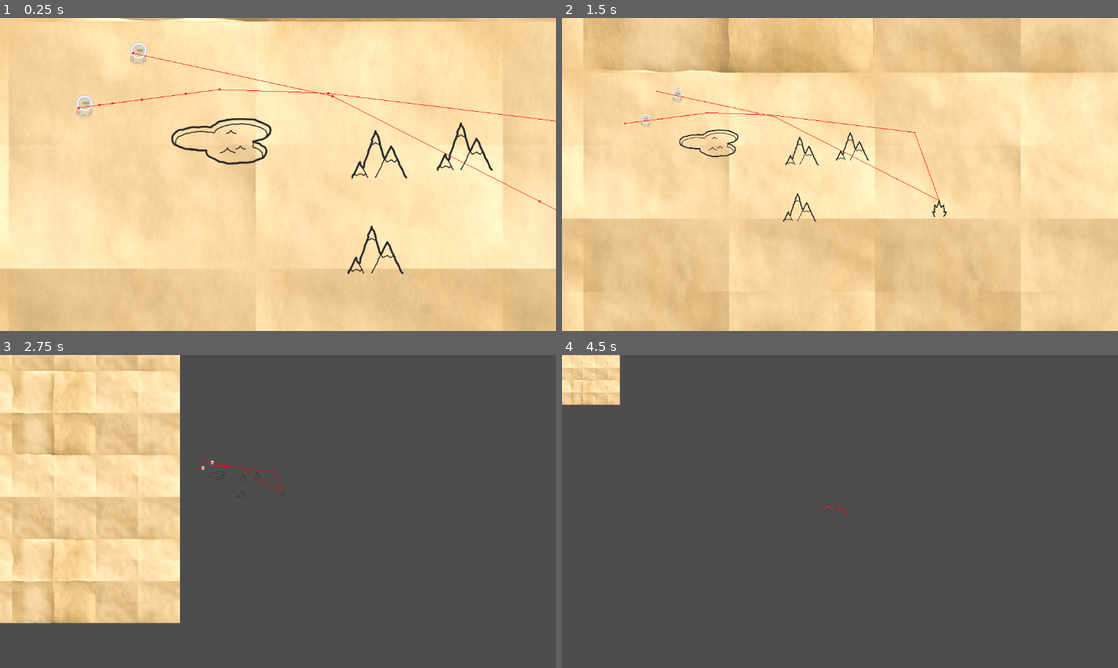
Above: before the commit, frames 1-4 (two rows, left to right).
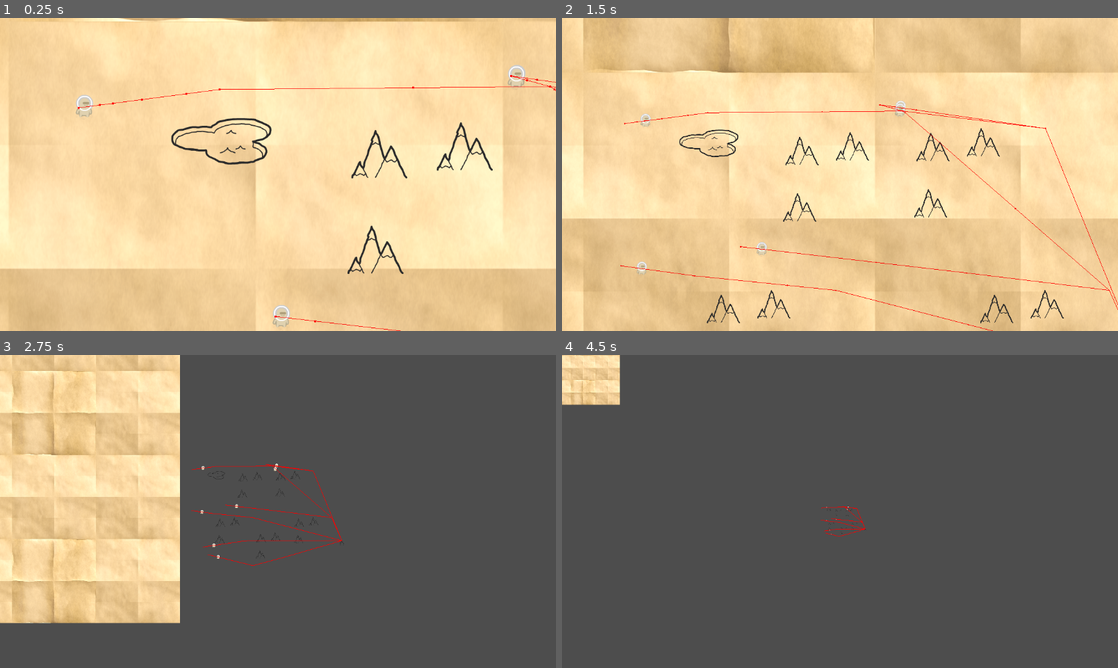
Above: after the commit, the same moments.

Repository: VAIVS/SD.Godot.ChartKrieg
Game: Godot game, scene res://Scenes/timo/timo_test.tscn
Two runs of this game, one before a commit and one after it. Both use one fixed random seed, a clock stepped at 60 frames per second and the inputs below.
Inputs (mouse positions are in pixels of both pictures, inside the frame that each line leads up to):
- Up to frame 1 (0.25 s): no input
- Up to frame 2 (1.5 s): move the mouse to (962, 158) at 0.52 s; hold Right (ui_right) 0.53-1.28 s; hold Mouse wheel up (zoom_in) 0.53-1.28 s; move the mouse to (728, 190) at 1.27 s; hold Down (ui_down) from 1.28 s (still down); tap Mouse wheel down (zoom_out) at 1.35 s
- Up to frame 3 (2.75 s): move the mouse to (333, 442) at 2.02 s; release Down (ui_down) at 2.03 s; hold Right (ui_right) from 2.03 s (still down); hold Mouse wheel up (zoom_in) from 2.03 s (still down)
- Up to frame 4 (4.5 s): move the mouse to (812, 574) at 2.77 s; release Right (ui_right) at 2.78 s; release Mouse wheel up (zoom_in) at 2.78 s; hold Up (ui_up) 2.78-3.53 s; tap Mouse wheel down (zoom_out) at 2.85, 4.35 s; move the mouse to (1006, 558) at 3.52 s; hold Mouse wheel up (zoom_in) 3.53-4.28 s; hold Left (ui_left) from 3.53 s (still down); move the mouse to (673, 464) at 4.27 s

The runs differ from the first frame. In frame 1, 1.1% of the frame differs, in the area x 17-100%, y 7-100%; in frame 2, 2.1%, in the area x 10-100%, y 22-100%; in frame 3, 0.6%; in frame 4, 0.1%.

Commit message:
Extend Terrain Test

Diff:
--- /dev/null
+++ b/Components/Test/test_terrain.tscn
@@ -0,0 +1,54 @@
+[gd_scene load_steps=4 format=3 uid="uid://3u28tc4hr8dp"]
+
+[ext_resource type="Texture2D" uid="uid://dp6i0c428y5xi" path="res://Assets/Map/elements/rocksMountain.png" id="1_dkiyi"]
+
+[sub_resource type="NavigationPolygon" id="NavigationPolygon_p6wkm"]
+vertices = PackedVector2Array(1086, 249, 986, 528, 610, 636, 604, 194)
+polygons = Array[PackedInt32Array]([PackedInt32Array(0, 1, 2, 3)])
+outlines = Array[PackedVector2Array]([PackedVector2Array(594, 183, 601, 650, 993, 537, 1100, 241)])
+parsed_collision_mask = 4294967040
+source_geometry_group_name = &"navigation_polygon_source_group"
+
+[sub_resource type="CircleShape2D" id="CircleShape2D_yya0p"]
+radius = 68.0
+
+[node name="MontainLayer" type="NavigationRegion2D"]
+position = Vector2(-2, -75)
+navigation_polygon = SubResource("NavigationPolygon_p6wkm")
+navigation_layers = 2
+
+[node name="Lake" type="Sprite2D" parent="."]
+position = Vector2(702, 302)
+texture = ExtResource("1_dkiyi")
+
+[node name="Area2D" type="StaticBody2D" parent="Lake"]
+position = Vector2(-702, -302)
+
+[node name="CollisionPolygon2D" type="CollisionPolygon2D" parent="Lake/Area2D"]
+polygon = PackedVector2Array(606, 195, 614, 631, 984, 531, 1083, 253)
+
+[node name="StaticBody2D" type="StaticBody2D" parent="Lake"]
+
+[node name="CollisionShape2D" type="CollisionShape2D" parent="Lake/StaticBody2D"]
+position = Vector2(-5, 14)
+shape = SubResource("CircleShape2D_yya0p")
+
+[node name="Lake2" type="Sprite2D" parent="."]
+position = Vector2(879, 286)
+texture = ExtResource("1_dkiyi")
+
+[node name="StaticBody2D" type="StaticBody2D" parent="Lake2"]
+
+[node name="CollisionShape2D" type="CollisionShape2D" parent="Lake2/StaticBody2D"]
+position = Vector2(-5, 14)
+shape = SubResource("CircleShape2D_yya0p")
+
+[node name="Lake3" type="Sprite2D" parent="."]
+position = Vector2(694, 500)
+texture = ExtResource("1_dkiyi")
+
+[node name="StaticBody2D" type="StaticBody2D" parent="Lake3"]
+
+[node name="CollisionShape2D" type="CollisionShape2D" parent="Lake3/StaticBody2D"]
+position = Vector2(-5, 14)
+shape = SubResource("CircleShape2D_yya0p")
--- a/Scenes/timo/timo_test.tscn
+++ b/Scenes/timo/timo_test.tscn
@@ -1,30 +1,20 @@
-[gd_scene load_steps=11 format=3 uid="uid://bdekbqak5lt8x"]
+[gd_scene load_steps=9 format=3 uid="uid://bdekbqak5lt8x"]
 
 [ext_resource type="Script" path="res://Scenes/timo/timo_test.gd" id="1_hakuu"]
 [ext_resource type="PackedScene" uid="uid://djj3ckj7tvqrd" path="res://Components/Map/BackgroundParallax/world_background_parallax.tscn" id="2_qt3gr"]
 [ext_resource type="PackedScene" uid="uid://gjipc6fyqt0p" path="res://Components/Test/test_player.tscn" id="3_tu4wp"]
+[ext_resource type="PackedScene" uid="uid://3u28tc4hr8dp" path="res://Components/Test/test_terrain.tscn" id="4_hl13g"]
 [ext_resource type="Texture2D" uid="uid://ogn1yefc6m6e" path="res://Assets/Map/elements/lake.png" id="4_rpq6d"]
-[ext_resource type="Texture2D" uid="uid://dp6i0c428y5xi" path="res://Assets/Map/elements/rocksMountain.png" id="5_767eb"]
 [ext_resource type="Texture2D" uid="uid://bkr0564cyi8n8" path="res://Assets/Map/elements/bush.png" id="6_kmupe"]
 
 [sub_resource type="NavigationPolygon" id="NavigationPolygon_jmpfn"]
-vertices = PackedVector2Array(-30, 12, 1353, 17, 1095, 170, 594, 109, 602, 569, 475, 207, 461, 154, 461, 260, 1395, 688, 990, 464, 422, 299, 369, 313, -13, 689, 422, 115, 316, 299, 277, 260, 263, 207, 277, 154, 316, 115, 369, 101)
-polygons = Array[PackedInt32Array]([PackedInt32Array(0, 1, 2, 3), PackedInt32Array(3, 4, 5, 6), PackedInt32Array(7, 5, 4), PackedInt32Array(2, 1, 8, 9), PackedInt32Array(10, 7, 4), PackedInt32Array(11, 10, 4, 12), PackedInt32Array(3, 6, 13), PackedInt32Array(4, 9, 8), PackedInt32Array(4, 8, 12), PackedInt32Array(14, 11, 12), PackedInt32Array(14, 12, 0, 15), PackedInt32Array(16, 15, 0), PackedInt32Array(17, 16, 0), PackedInt32Array(18, 17, 0), PackedInt32Array(19, 18, 0), PackedInt32Array(19, 0, 3), PackedInt32Array(19, 3, 13)])
-outlines = Array[PackedVector2Array]([PackedVector2Array(-41, 2, -23, 700, 1406, 698, 1363, 8)])
+vertices = PackedVector2Array(990, 464, 1056, 273, 1062, 555, 1210, 1204, 1283, 994, 1286, 1123, 1779, 724, 2217, 3, 1995, 1289, 1674, 1018, 1555, 156, 1450, 450, 1278, 663, 814, 849, 819, 724, 1281, 904, 594, 109, 602, 569, 475, 207, 461, 154, 461, 260, 422, 299, 318, 663, 714, 1018, 822, 1309, 1054, 95, 1054, 164, 369, 313, 326, 1123, -12, 1368, 316, 299, 422, 115, 277, 260, -30, 11, 263, 207, 277, 154, 316, 115, 369, 101)
+polygons = Array[PackedInt32Array]([PackedInt32Array(0, 1, 2), PackedInt32Array(3, 4, 5), PackedInt32Array(6, 7, 8, 9), PackedInt32Array(10, 7, 6, 11), PackedInt32Array(11, 6, 12, 2), PackedInt32Array(13, 14, 2, 12, 15), PackedInt32Array(16, 17, 18, 19), PackedInt32Array(20, 18, 17), PackedInt32Array(21, 20, 17, 22), PackedInt32Array(23, 14, 13), PackedInt32Array(23, 13, 24), PackedInt32Array(25, 26, 16), PackedInt32Array(17, 0, 2, 14, 22), PackedInt32Array(27, 21, 22), PackedInt32Array(28, 23, 24, 29), PackedInt32Array(30, 27, 22), PackedInt32Array(16, 19, 31), PackedInt32Array(5, 9, 8, 3), PackedInt32Array(32, 30, 22, 33), PackedInt32Array(24, 3, 8), PackedInt32Array(24, 8, 29), PackedInt32Array(28, 29, 33, 22), PackedInt32Array(34, 32, 33), PackedInt32Array(35, 34, 33), PackedInt32Array(36, 35, 33), PackedInt32Array(37, 36, 33), PackedInt32Array(37, 33, 7), PackedInt32Array(31, 37, 7, 16), PackedInt32Array(25, 16, 7), PackedInt32Array(25, 7, 10)])
+outlines = Array[PackedVector2Array]([PackedVector2Array(-41, 2, -22, 1379, 2004, 1299, 2230, -7)])
 source_geometry_group_name = &"navigation_polygon_source_group"
 
 [sub_resource type="CircleShape2D" id="CircleShape2D_kvjqq"]
 radius = 96.13
-
-[sub_resource type="NavigationPolygon" id="NavigationPolygon_p6wkm"]
-vertices = PackedVector2Array(1086, 249, 986, 528, 610, 636, 604, 194)
-polygons = Array[PackedInt32Array]([PackedInt32Array(0, 1, 2, 3)])
-outlines = Array[PackedVector2Array]([PackedVector2Array(594, 183, 601, 650, 993, 537, 1100, 241)])
-parsed_collision_mask = 4294967040
-source_geometry_group_name = &"navigation_polygon_source_group"
-
-[sub_resource type="CircleShape2D" id="CircleShape2D_yya0p"]
-radius = 68.0
 
 [node name="TimoTest" type="Node2D"]
 script = ExtResource("1_hakuu")
@@ -50,56 +40,51 @@
 position = Vector2(-3, -1)
 shape = SubResource("CircleShape2D_kvjqq")
 
-[node name="MontainLayer" type="NavigationRegion2D" parent="WaterLayer"]
-position = Vector2(-2, -75)
-navigation_polygon = SubResource("NavigationPolygon_p6wkm")
-navigation_layers = 2
+[node name="MontainLayer" parent="WaterLayer" instance=ExtResource("4_hl13g")]
 
-[node name="Lake" type="Sprite2D" parent="WaterLayer/MontainLayer"]
-position = Vector2(702, 302)
-texture = ExtResource("5_767eb")
+[node name="MontainLayer2" parent="WaterLayer" instance=ExtResource("4_hl13g")]
+position = Vector2(218, 665)
 
-[node name="Area2D" type="StaticBody2D" parent="WaterLayer/MontainLayer/Lake"]
-position = Vector2(-702, -302)
+[node name="MontainLayer4" parent="WaterLayer" instance=ExtResource("4_hl13g")]
+position = Vector2(458, -89)
 
-[node name="CollisionPolygon2D" type="CollisionPolygon2D" parent="WaterLayer/MontainLayer/Lake/Area2D"]
-polygon = PackedVector2Array(606, 195, 614, 631, 984, 531, 1083, 253)
+[node name="MontainLayer5" parent="WaterLayer" instance=ExtResource("4_hl13g")]
+position = Vector2(-278, 479)
 
-[node name="StaticBody2D" type="StaticBody2D" parent="WaterLayer/MontainLayer/Lake"]
-
-[node name="CollisionShape2D" type="CollisionShape2D" parent="WaterLayer/MontainLayer/Lake/StaticBody2D"]
-position = Vector2(-5, 14)
-shape = SubResource("CircleShape2D_yya0p")
-
-[node name="Lake2" type="Sprite2D" parent="WaterLayer/MontainLayer"]
-position = Vector2(879, 286)
-texture = ExtResource("5_767eb")
-
-[node name="StaticBody2D" type="StaticBody2D" parent="WaterLayer/MontainLayer/Lake2"]
-
-[node name="CollisionShape2D" type="CollisionShape2D" parent="WaterLayer/MontainLayer/Lake2/StaticBody2D"]
-position = Vector2(-5, 14)
-shape = SubResource("CircleShape2D_yya0p")
-
-[node name="Lake3" type="Sprite2D" parent="WaterLayer/MontainLayer"]
-position = Vector2(694, 500)
-texture = ExtResource("5_767eb")
-
-[node name="StaticBody2D" type="StaticBody2D" parent="WaterLayer/MontainLayer/Lake3"]
-
-[node name="CollisionShape2D" type="CollisionShape2D" parent="WaterLayer/MontainLayer/Lake3/StaticBody2D"]
-position = Vector2(-5, 14)
-shape = SubResource("CircleShape2D_yya0p")
+[node name="MontainLayer3" parent="WaterLayer" instance=ExtResource("4_hl13g")]
+position = Vector2(682, 479)
 
 [node name="Target" type="Sprite2D" parent="."]
-position = Vector2(1250, 449)
+position = Vector2(1972, 1045)
 texture = ExtResource("6_kmupe")
 
 [node name="TestPlayer" parent="." node_paths=PackedStringArray("target_node") instance=ExtResource("3_tu4wp")]
-position = Vector2(258, 66)
+position = Vector2(132, 678)
 target_node = NodePath("../Target")
 can_mountain = true
 
 [node name="TestPlayer2" parent="." node_paths=PackedStringArray("target_node") instance=ExtResource("3_tu4wp")]
 position = Vector2(145, 179)
 target_node = NodePath("../Target")
+
+[node name="TestPlayer3" parent="." node_paths=PackedStringArray("target_node") instance=ExtResource("3_tu4wp")]
+position = Vector2(553, 611)
+target_node = NodePath("../Target")
+
+[node name="TestPlayer6" parent="." node_paths=PackedStringArray("target_node") instance=ExtResource("3_tu4wp")]
+position = Vector2(277, 1123)
+target_node = NodePath("../Target")
+can_mountain = true
+
+[node name="TestPlayer7" parent="." node_paths=PackedStringArray("target_node") instance=ExtResource("3_tu4wp")]
+position = Vector2(333, 1213)
+target_node = NodePath("../Target")
+
+[node name="TestPlayer4" parent="." node_paths=PackedStringArray("target_node") instance=ExtResource("3_tu4wp")]
+position = Vector2(1041, 113)
+target_node = NodePath("../Target")
+
+[node name="TestPlayer5" parent="." node_paths=PackedStringArray("target_node") instance=ExtResource("3_tu4wp")]
+position = Vector2(1041, 113)
+target_node = NodePath("../Target")
+can_mountain = true
